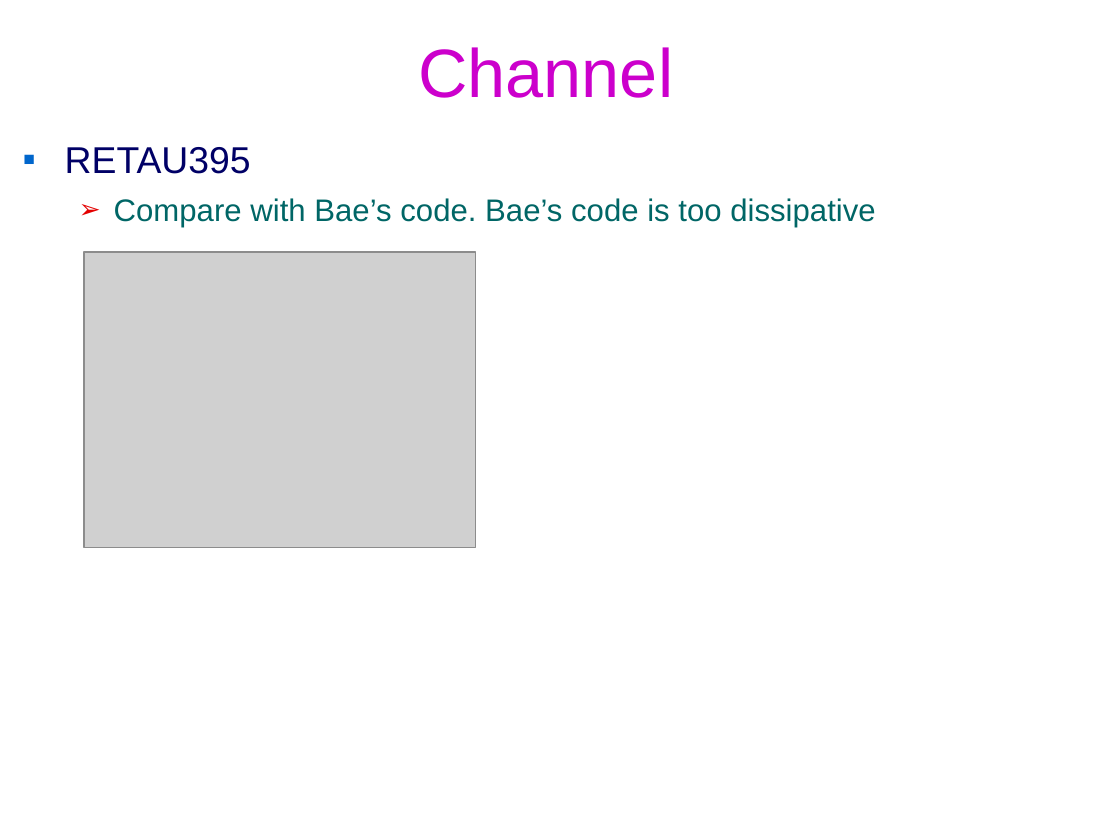
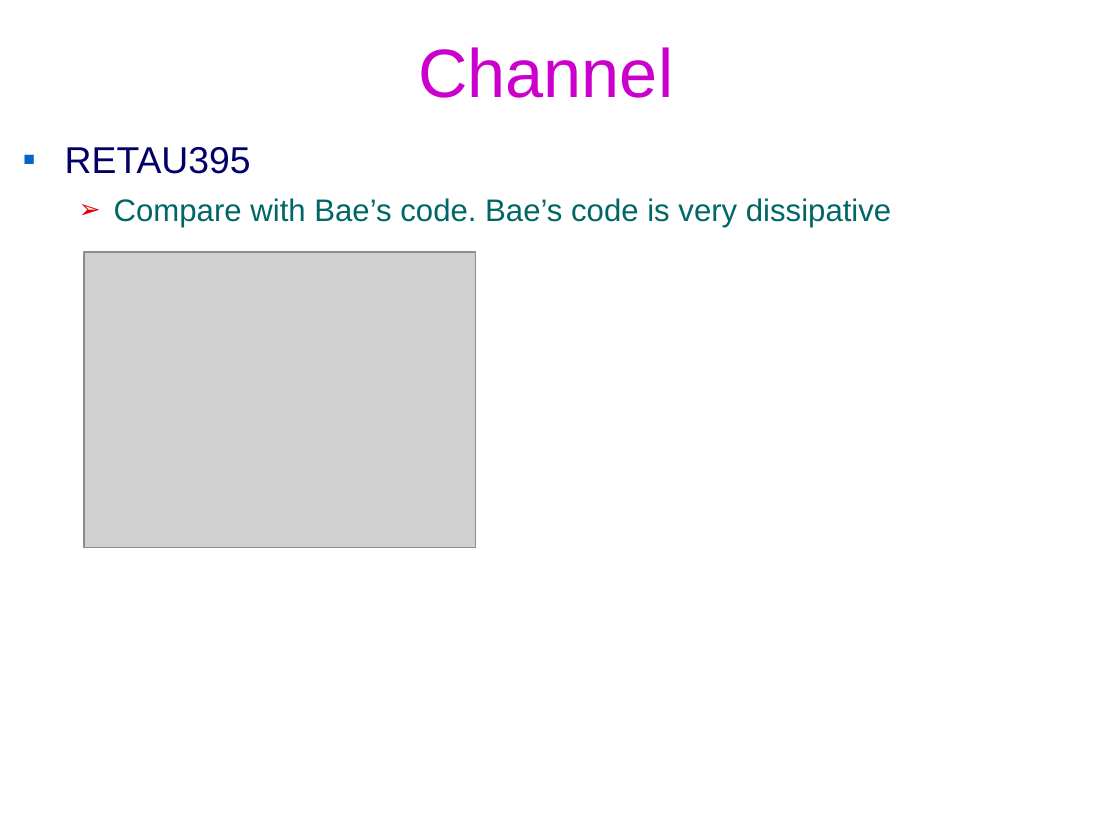
Before and after one commit to federicoVerolini/CaLES, a slide deck: slide 8 of docs/vv.pptx. Drawn at 1120x840 pixels with LibreOffice and Linux fonts; fonts in the diff are those of the drawing; grey boxes stand for pictures; background and template pictures are left out. Boxes give left, top, right and bottom in pixels: in the first picture for what was removed or moved away, otherwise in the second. Text is boxed around its words. In the diff, an @@ line names an element or a change of style, - is before the commit and + after.

```diff
--- a/docs/vv.pptx
+++ b/docs/vv.pptx
@@ text at bbox=[114, 198, 891, 227]: text changed @@
-  ➢ Compare with Bae’s code. Bae’s code is too dissipative
+  ➢ Compare with Bae’s code. Bae’s code is very dissipative
```
Also in this commit, not shown: 3 other slides changed, 2 other files.
